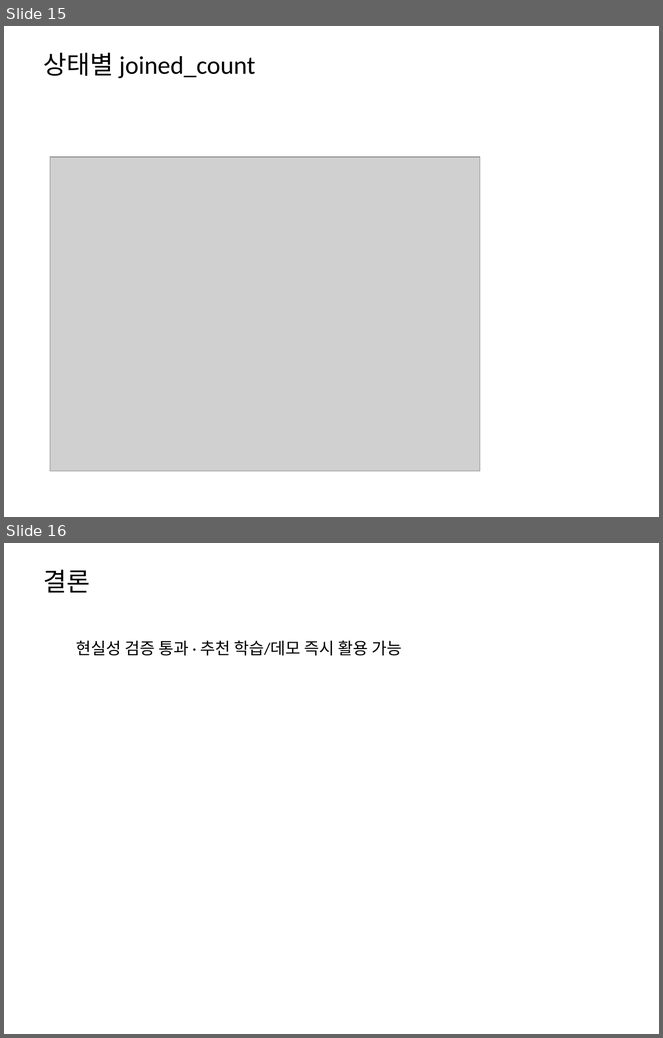
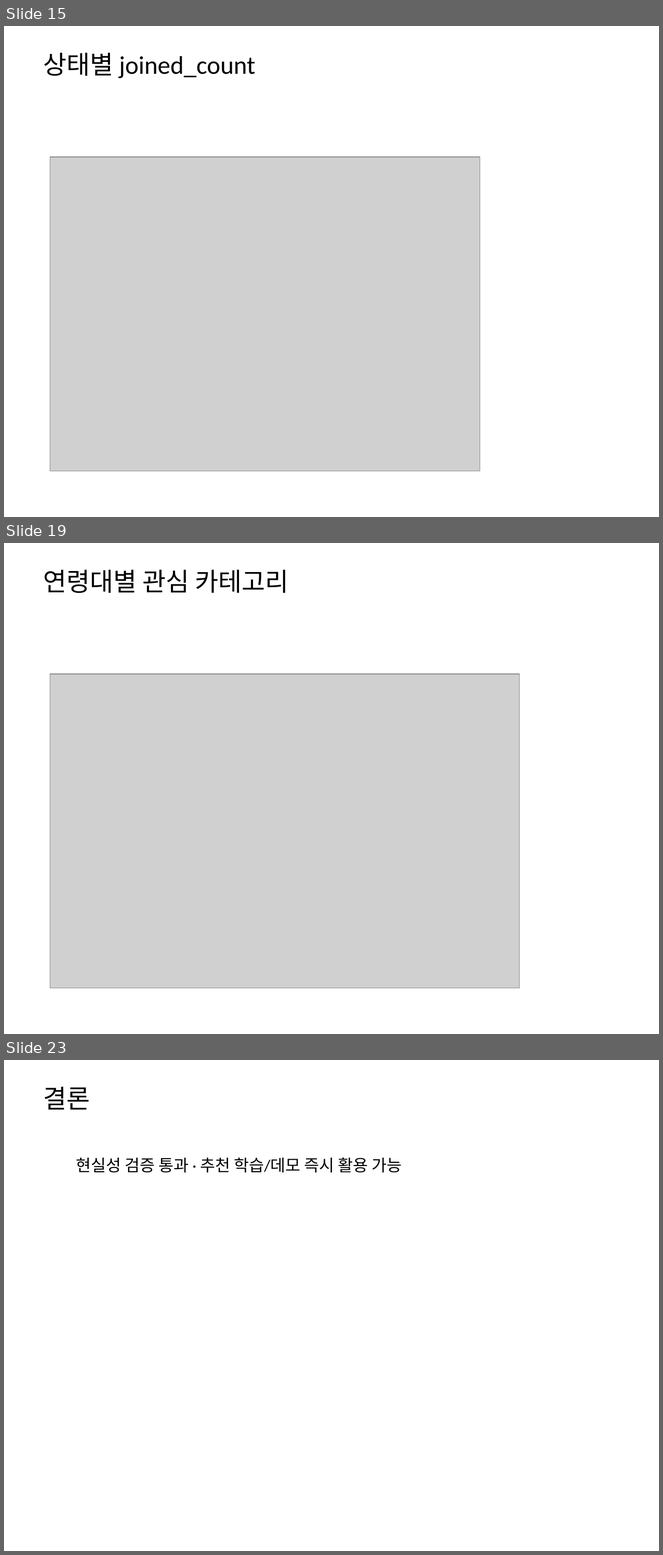
Before and after one commit to ai-sesac2-Nbbang/mogu-mogu-backend, a slide deck: scripts/mogumogu_report.pptx. Shown one above the other, each under a label of ours: slides 15 and 16 before the commit, slides 15, 19 and 23 after it; the slides between them are not shown. The pictures are 663x1038 and 663x1555 pixels, drawn with LibreOffice and Linux fonts; fonts in the diff are those of the drawing; grey boxes stand for pictures. Boxes give left, top, right and bottom in pixels: in the first picture for what was removed or moved away, otherwise in the second. Text is boxed around its words. In the diff, an @@ line names an element or a change of style, - is before the commit and + after.

```diff
--- a/scripts/mogumogu_report.pptx
+++ b/scripts/mogumogu_report.pptx
@@ slide 19 added at [4,543,659,1034], background #FFFFFF @@
@@ text added at [43,570,288,593], 28 pt, text #000000 @@
+연령대별 관심 카테고리
@@ picture added at [50,674,520,989] @@
@@ what was slide 16 is now slide 23 @@
```
Also in this commit, not shown: 6 other slides added, 9 other files.
